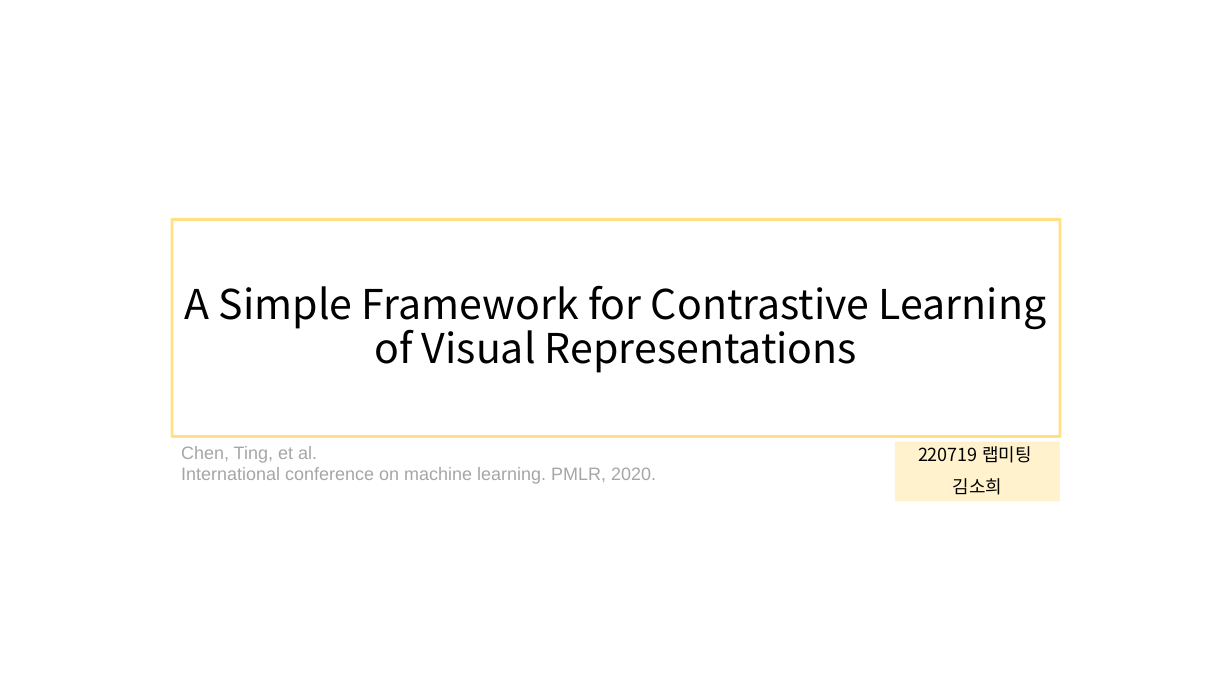
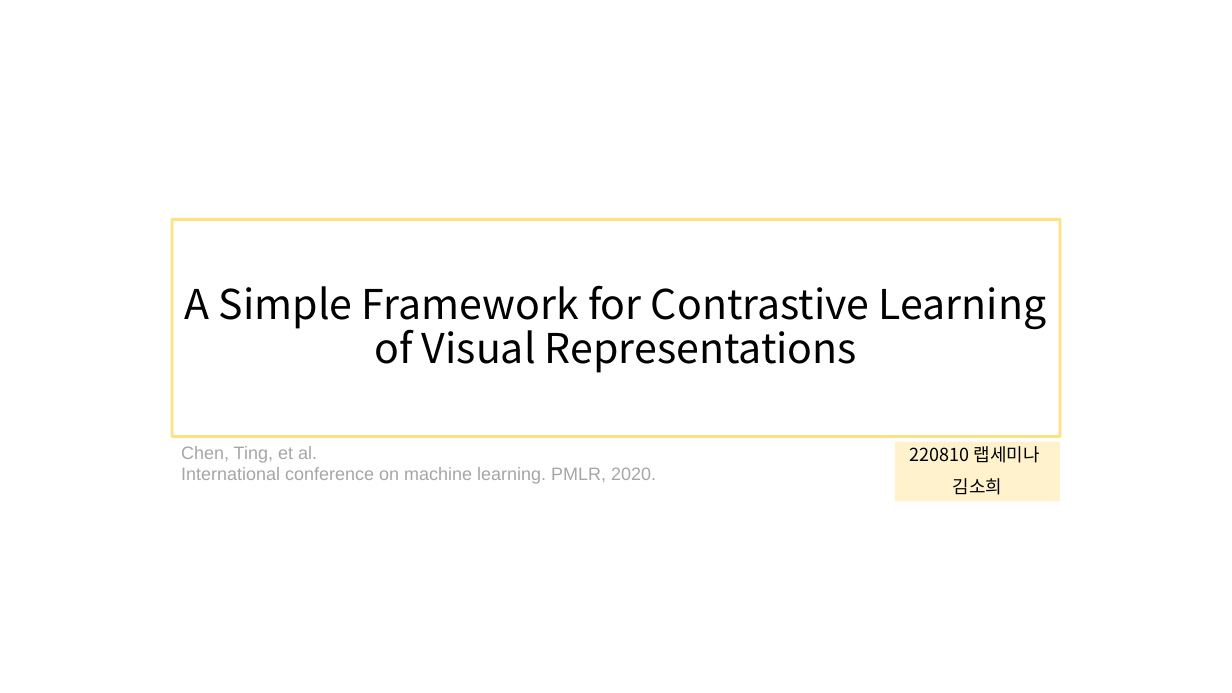
Before and after one commit to sohee98/LabSeminar, a slide deck: slide 1 of 220810_Contrastive learning/22.08.10 - Contrastive Learning.pptx. Drawn at 1232x693 pixels with LibreOffice and Linux fonts; fonts in the diff are those of the drawing. Boxes give left, top, right and bottom in pixels: in the first picture for what was removed or moved away, otherwise in the second. Text is boxed around its words. In the diff, an @@ line names an element or a change of style, - is before the commit and + after.

```diff
--- a/220810_Contrastive learning/22.08.10 - Contrastive Learning.pptx
+++ b/220810_Contrastive learning/22.08.10 - Contrastive Learning.pptx
@@ subtitle at (x1=910, y1=446, x2=1040, y2=463): text changed @@
-220719 랩미팅
+220810 랩세미나
```
Also in this commit, not shown: 10 other slides changed, 3 slides added, 4 slides removed.
